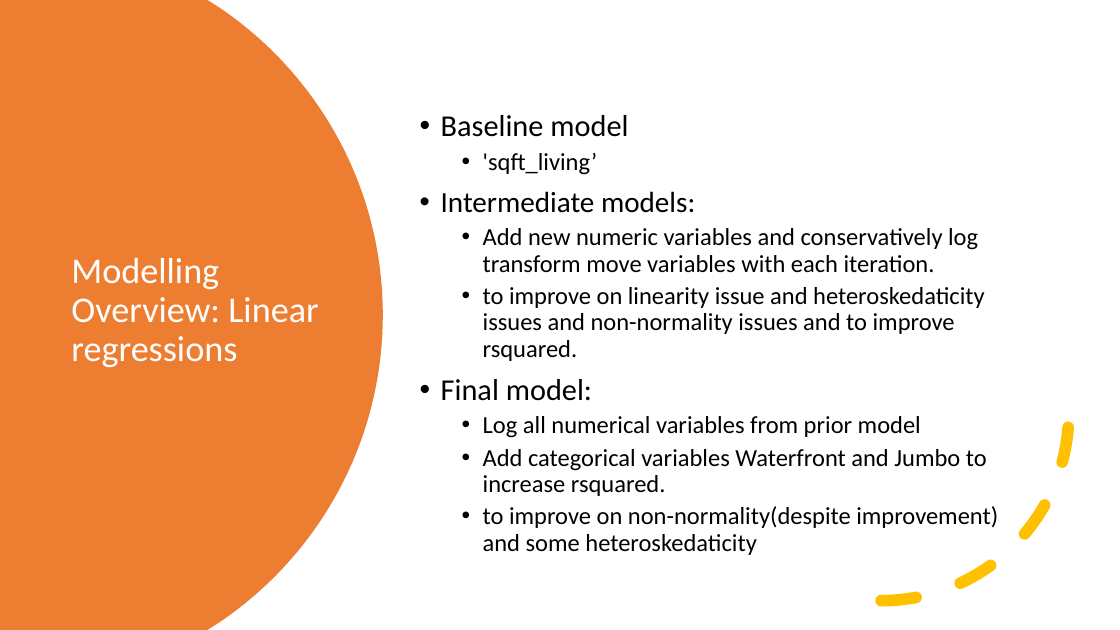
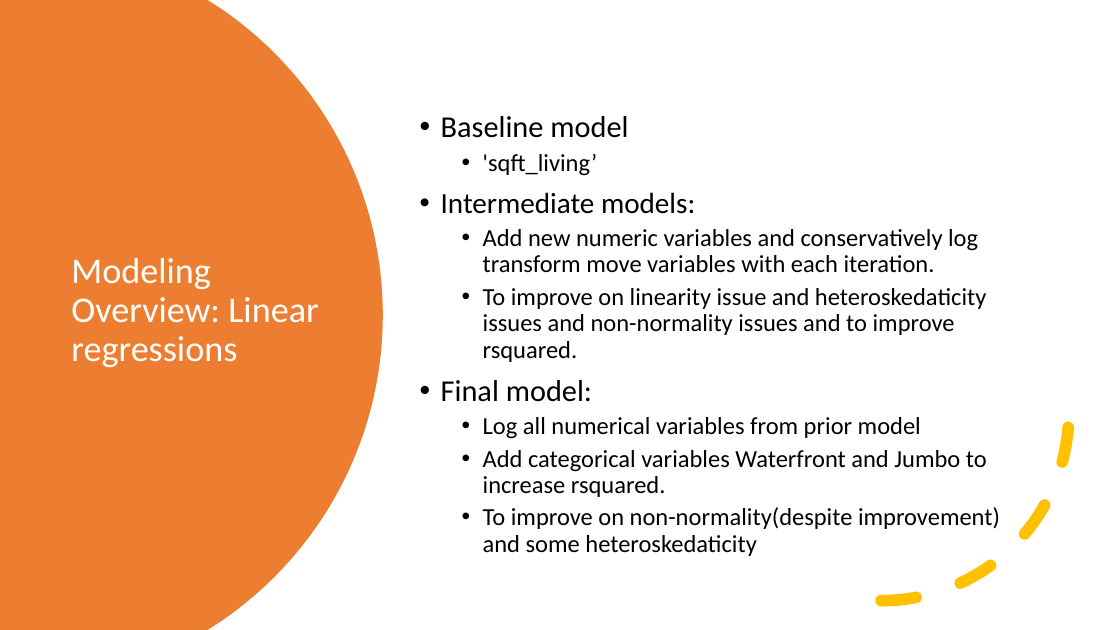
Before and after one commit to jmarksk/RealEstateProject2, a slide deck: slide 4 of Presentation_RealEstate.pptx. Drawn at 1120x630 pixels with LibreOffice and Linux fonts; fonts in the diff are those of the drawing. Boxes give left, top, right and bottom in pixels: in the first picture for what was removed or moved away, otherwise in the second. Text is boxed around its words. In the diff, an @@ line names an element or a change of style, - is before the commit and + after.

```diff
--- a/Presentation_RealEstate.pptx
+++ b/Presentation_RealEstate.pptx
@@ title at bbox=[71, 258, 318, 368]: text changed @@
-Modelling Overview: Linear regressions
+Modeling Overview: Linear regressions
@@ text at bbox=[483, 288, 986, 362]: text changed @@
-  • to improve on linearity issue and heteroskedaticity issues and non-normality issues and to improve rsquared.
+  • To improve on linearity issue and heteroskedaticity issues and non-normality issues and to improve rsquared.
@@ text at bbox=[483, 507, 1000, 556]: text changed @@
-  • to improve on non-normality(despite improvement) and some heteroskedaticity
+  • To improve on non-normality(despite improvement) and some heteroskedaticity
```
Also in this commit, not shown: 2 other slides changed, 3 other files.
